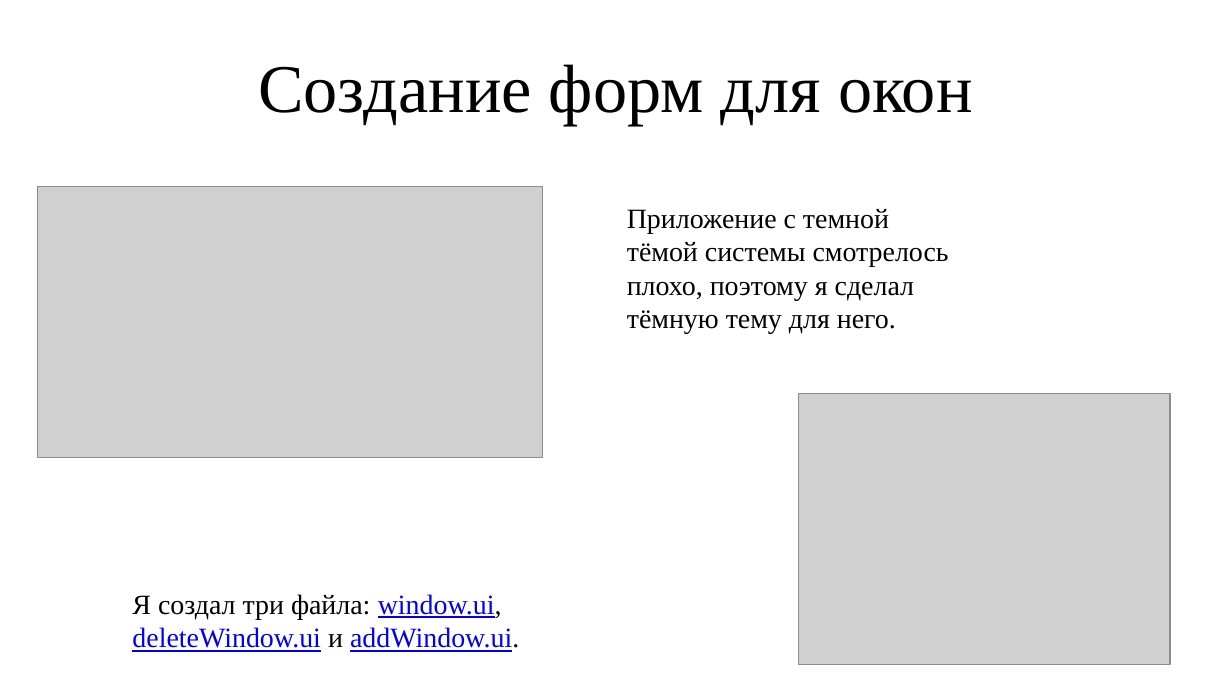
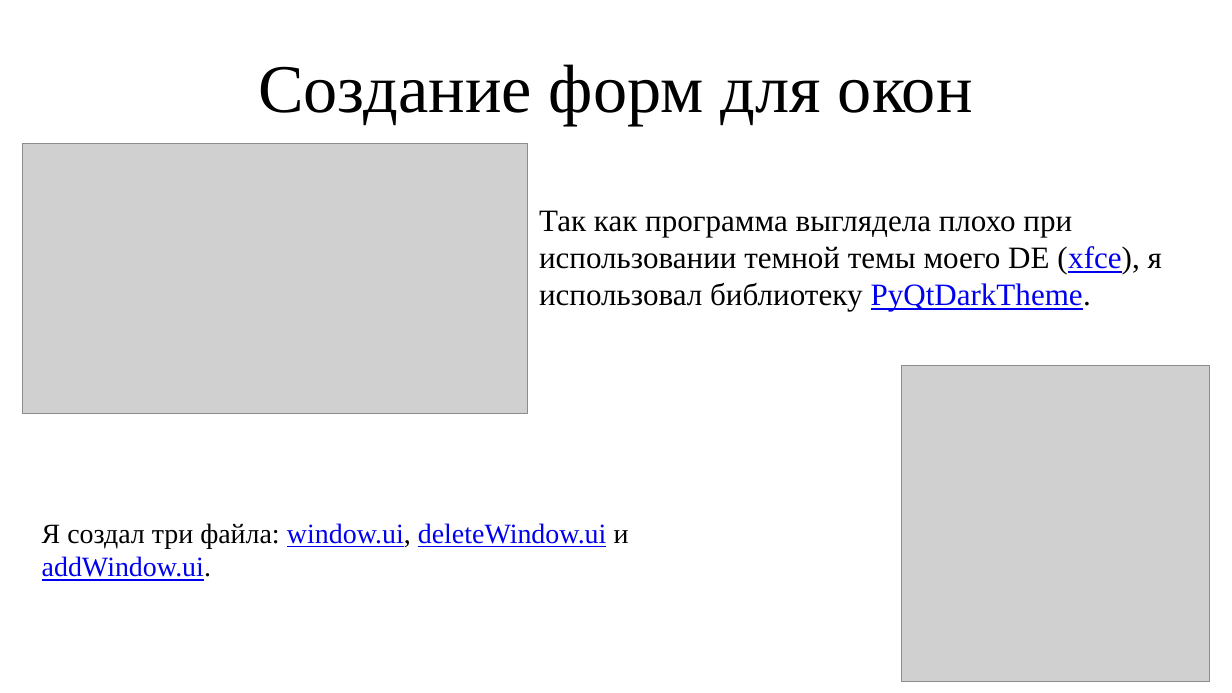
Before and after one commit to NiKar-coder/Project, a slide deck: slide 4 of Presentation.pptx. Drawn at 1232x693 pixels with LibreOffice and Linux fonts; fonts in the diff are those of the drawing; grey boxes stand for pictures. Boxes give left, top, right and bottom in pixels: in the first picture for what was removed or moved away, otherwise in the second. Text is boxed around its words. In the diff, an @@ line names an element or a change of style, - is before the commit and + after.

Commit message:
Enable dark theme

```diff
--- a/Presentation.pptx
+++ b/Presentation.pptx
@@ picture: place and size @@
-picture at (38,187,543,457)
+picture at (22,143,528,414)
@@ text removed at (627,209,949,334) @@
-Приложение с темной тёмой системы смотрелось плохо, поэтому я сделал тёмную тему для него.
@@ text added at (539,210,1162,311), 20 pt, text #000000 @@
+Так как программа выглядела плохо при использовании темной темы моего DE (xfce), я использовал библиотеку PyQtDarkTheme.
@@ picture: place and size @@
-picture at (799,394,1171,665)
+picture at (902,366,1211,682)
@@ text "Я создал три файла: window.ui, ..." rewrapped from (132,594,519,652) to (42,523,629,581) @@
```
Also in this commit, not shown: 1 other slide changed, 4 other files.
